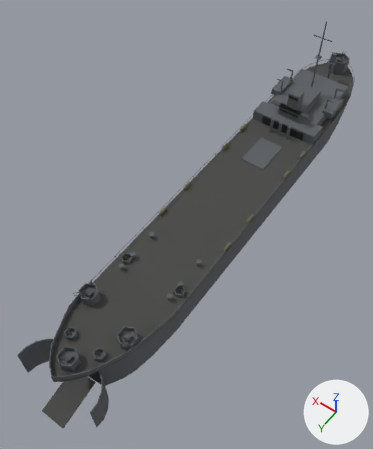
One commit to the glTF model models-src/lst.glb: the scene before it, then after it.
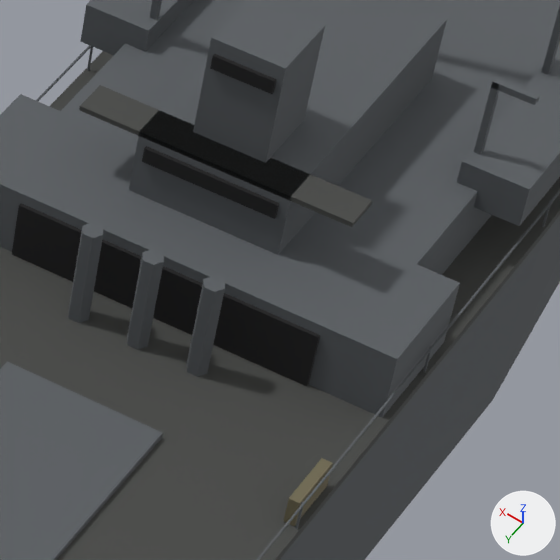
The first picture shows the older version from a 50 mm camera at (-33.0, 62.6, 85.0) aimed at (2.2, 13.3, 7.6). The close-ups show the older and then the newer version on the part from 70% to 90% of the width and 20% to 37% of the height of that picture. Only the edits that show in the close-ups are written down. The lights are fixed; the arrows at lower right show +X, +Y and +Z.

The scene before the commit, as lines of its bpy script (objects in view):
```python
me_lst_bridgewing = bpy.data.meshes.new('LST_BridgeWing')
me_lst_bridgewing.from_pydata(...)  # a box spanning x -4.5..4.5, y -22.7..-21.5, z 12.54..12.7
me_lst_bridgewing.materials.append(mat_lp_shipdeck)  # dark grey #454644
me_lst_davit_l1 = bpy.data.meshes.new('LST_Davit_L1')
me_lst_davit_l1.from_pydata(...)  # a box spanning x -5.61..-5.39, y -28.31..-28.09, z 10.5..13.9
me_lst_davit_l1.materials.append(mat_lp_navygrey)  # dark grey #595d61
me_lst_housefwd = bpy.data.meshes.new('LST_HouseFwd')
me_lst_housefwd.from_pydata(...)  # a box spanning x -7.4..7.4, y -23.5..-19.5, z 8.17..10.5
me_lst_housefwd.materials.append(mat_lp_navygrey)  # dark grey #595d61
ob_lst_bridgewing = bpy.data.objects.new('LST_BridgeWing', me_lst_bridgewing)
ob_lst_bridgewing.location = (0.0, 0.0, 0.0)
ob_lst_davit_l1 = bpy.data.objects.new('LST_Davit_L1', me_lst_davit_l1)
ob_lst_davit_l1.location = (0.0, 0.0, 0.0)
ob_lst_housefwd = bpy.data.objects.new('LST_HouseFwd', me_lst_housefwd)
ob_lst_housefwd.location = (0.0, 0.0, 0.0)
# also in view: 'LST_Conn' at (0.0, -23.6, 14.4); 'LST_Rail' at (0.0, -8.2, 9.5); 'LST_Deck' at (0.0, -2.6, 9.0); 'LST_ConnWindows' at (0.0, -22.3, 15.4); 'LST_Raft_L0' at (-7.2, -15.0, 8.7)
```
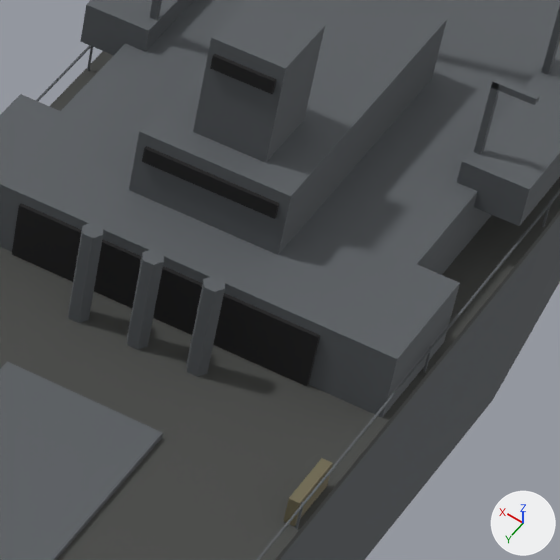
The change in detail:
Object 'LST_BridgeWing' (ob_lst_bridgewing) is deleted.

What differs and where, as boxes (x1, y1, x2, y2) in the close-ups (560 x 560 px):
'LST_BridgeWing', deleted: before (79, 85, 372, 227)
